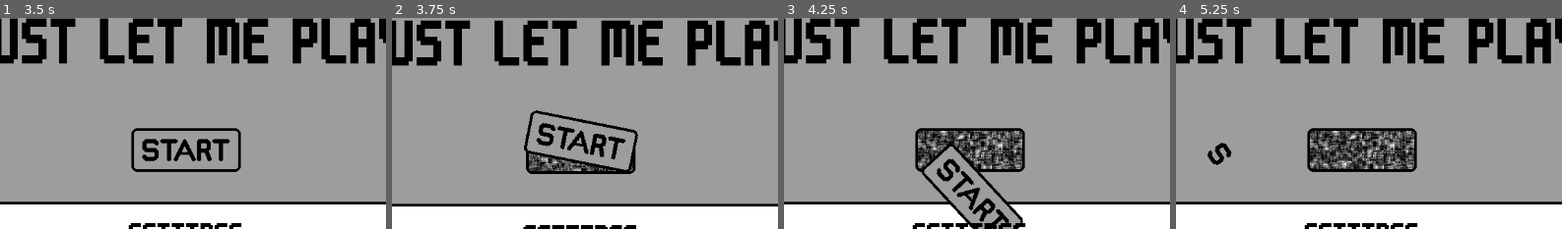
Above: before the commit, frames 1-4 (left to right).
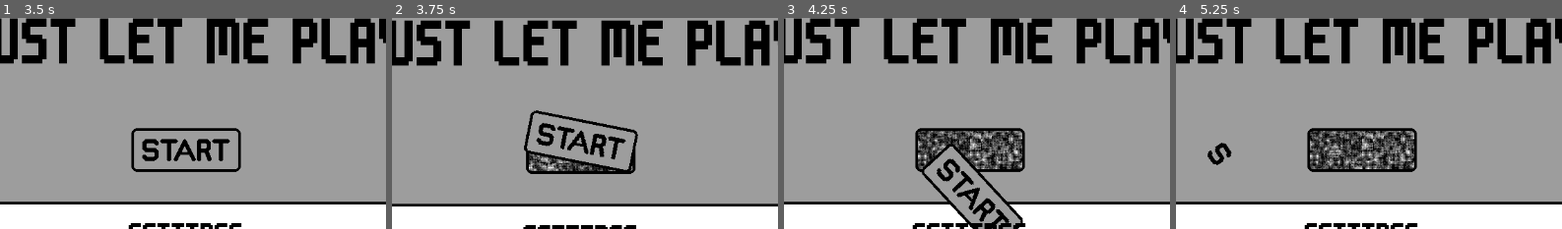
Above: after the commit, the same moments.

Repository: conor-wilson/secret-sapphire
Game: Godot game, scene res://scenes/main.tscn
Two runs of this game, one before a commit and one after it. Both use one fixed random seed, a clock stepped at 60 frames per second and the inputs below.
Inputs (mouse positions are % of the whole screen's width and height, from its top left):
- Up to frame 1 (3.5 s): tap Enter at 0.5 s; move the mouse to (49, 38) at 0.52 s; hold Right (ui_right) 0.53-1.25 s; click (49, 38) at 0.6 s; click "SETTINGS" at 1.25 s; click "BACK" at 2 s; tap Space at 2.75 s; move the mouse to (49, 38) at 2.77 s; hold Right (ui_right) from 2.78 s (still down); click (49, 38) at 2.85 s
- Up to frame 2 (3.75 s): tap Enter at 3.5 s; move the mouse to (49, 56) at 3.52 s; release Right (ui_right) at 3.53 s; hold Left (ui_left) from 3.53 s (still down); click (49, 56) at 3.6 s
- Up to frame 3 (4.25 s): keep holding Left (ui_left)
- Up to frame 4 (5.25 s): move the mouse to (6, 11) at 4.27 s; release Left (ui_left) at 4.28 s; hold Right (ui_right) from 4.28 s (still down); click (6, 11) at 4.35 s; move the mouse to (92, 11) at 5.02 s; click (92, 11) at 5.1 s
The pictures show only the part of the screen within x 25-75%, y 25-74%; the shares and areas given below are measured in that part.

Frame 1 is identical in both runs. In frame 2, 0.6% of the frame differs, in the area x 35-63%, y 64-73%; in frame 3, 2.5%; in frame 4, 3.1%, in the area x 34-62%, y 53-72%.

Commit message:
Ensured that panel is detatched when hell bot clears the static

Diff:
--- a/let-me-play/scenes/main_menu.gd
+++ b/let-me-play/scenes/main_menu.gd
@@ -69,6 +69,12 @@
 	shake_screen.emit(5,5)
 
 func clear_static():
+	_detatch_element_if_exists("InteractiveElements/Screw1")
+	_detatch_element_if_exists("InteractiveElements/Screw2")
+	_detatch_element_if_exists("InteractiveElements/Screw3")
+	_detatch_element_if_exists("InteractiveElements/Screw4")
+	panel_screw_count = 0
+	_check_panel_detatchment()
 	$Desktop.clear_all_static()
 
 func detatch_sticky_note():
